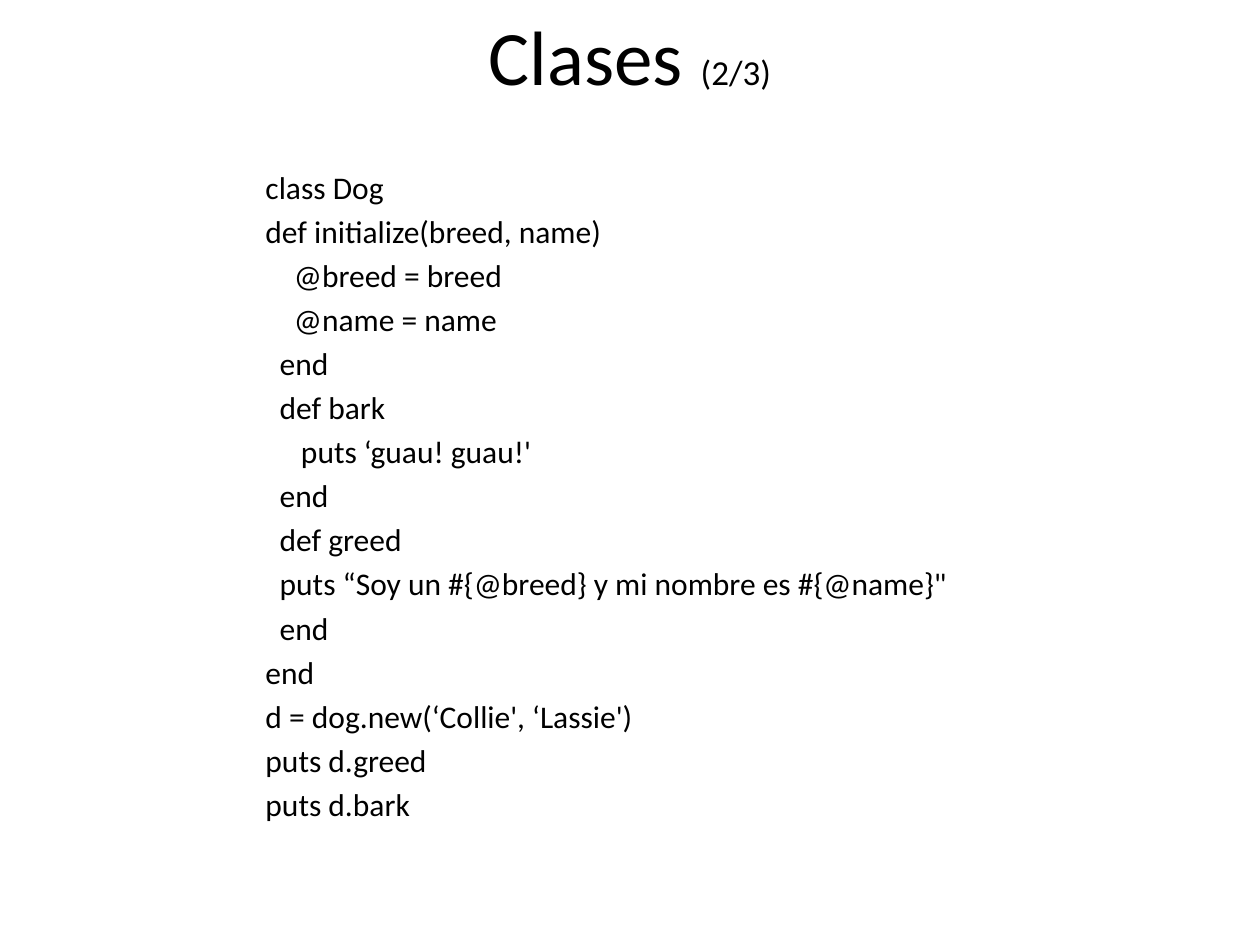
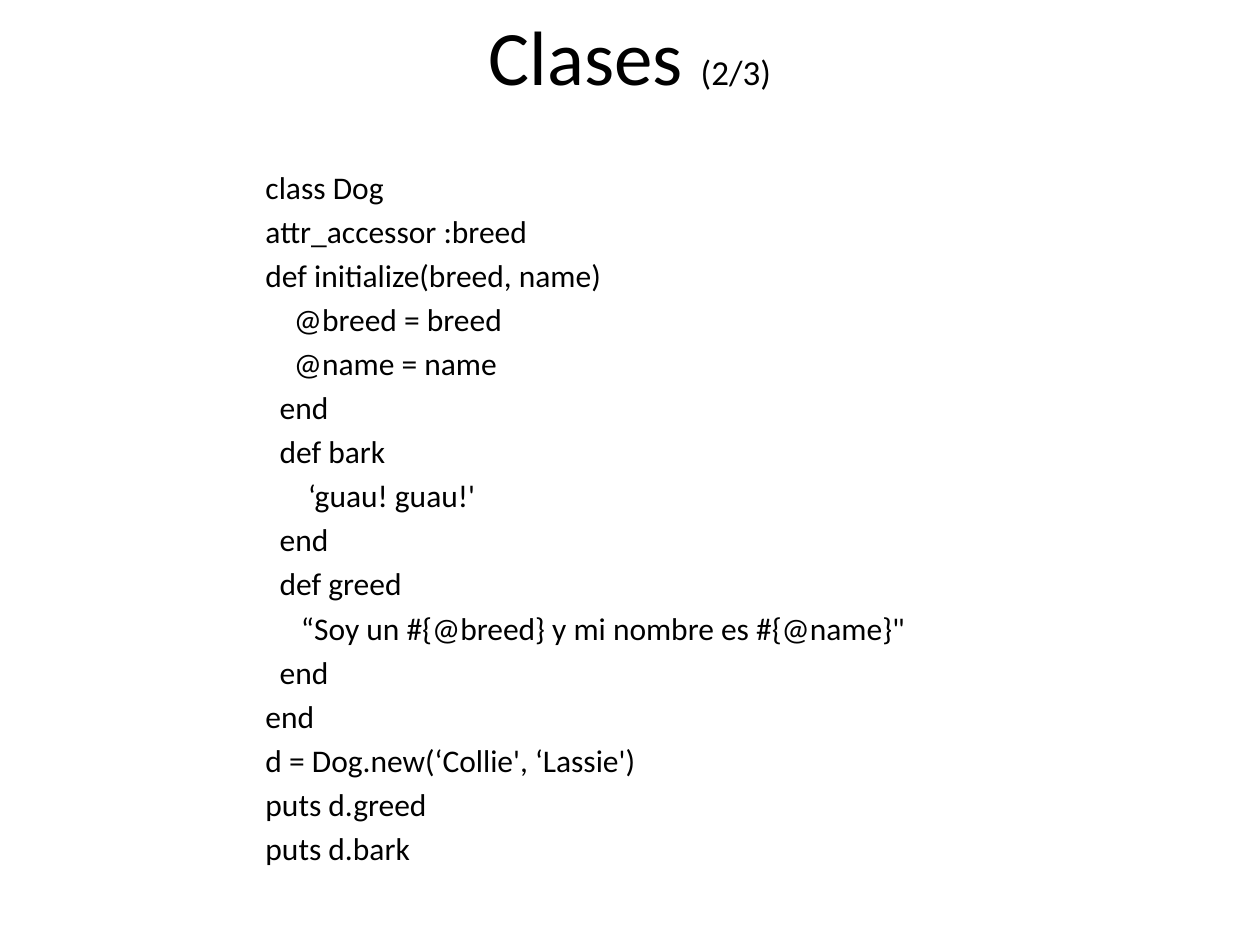
Before and after one commit to rarodriguez/curso_rails, a slide deck: slide 12 of presentaciones/Clase 2-Introduccion a Ruby.pptx. Drawn at 1260x945 pixels with LibreOffice and Linux fonts; fonts in the diff are those of the drawing; background and template pictures are left out. Boxes give left, top, right and bottom in pixels: in the first picture for what was removed or moved away, otherwise in the second. Text is boxed around its words. In the diff, an @@ line names an element or a change of style, - is before the commit and + after.

Commit message:
Agregando unos arreglos a la presentacion y el ejercicio que hicimos en clase

```diff
--- a/presentaciones/Clase 2-Introduccion a Ruby.pptx
+++ b/presentaciones/Clase 2-Introduccion a Ruby.pptx
@@ text at [265,221,527,248]: paragraph added @@
+attr_accessor :breed
@@ text at [308,484,475,513]: text changed @@
-puts ‘guau! guau!'
+‘guau! guau!'
@@ text at [301,617,905,645]: text changed @@
-puts “Soy un #{@breed} y mi nombre es #{@name}"
+“Soy un #{@breed} y mi nombre es #{@name}"
@@ text at [265,749,635,778]: text changed @@
-d = dog.new(‘Collie', ‘Lassie')
+d = Dog.new(‘Collie', ‘Lassie')
```
Also in this commit, not shown: 3 other slides changed, 1 other file.
